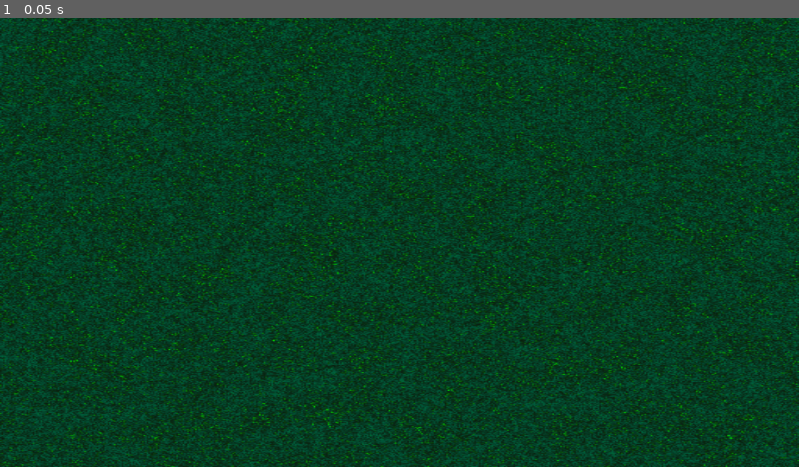
Above: before the commit, frame 1.
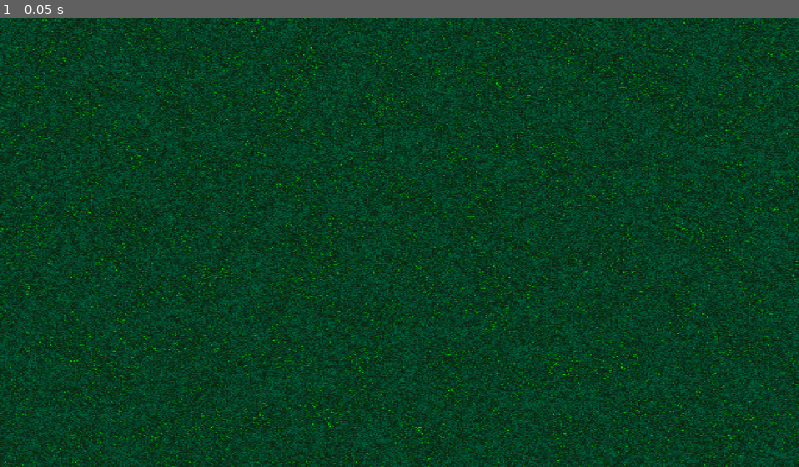
Above: after the commit, the same moment.

Repository: Igorrreha/ldjam-summoning
Game: Godot game, scene res://main.tscn
The game is run twice, just before and just after one commit, with the same random seed, the same clock (stepped at 60 frames per second) and the same inputs. Before the commit the project starts from res://game.tscn.
Inputs:
- Up to frame 1 (0.05 s): no input

The runs differ from the first frame. In frame 1, 1.9% of the frame differs, in the area x 0-100%, y 0-100%.

Commit message:
Fix intro

Diff:
--- a/game.tscn
+++ b/game.tscn
@@ -17,6 +17,7 @@
 [node name="Game" type="Node2D"]
 
 [node name="BackNoise" type="Sprite2D" parent="."]
+texture_filter = 1
 position = Vector2(3.05176e-05, -1.90735e-05)
 scale = Vector2(2.25, 1.28125)
 texture = SubResource("NoiseTexture2D_4uss2")
--- a/main.tscn
+++ b/main.tscn
@@ -1,6 +1,7 @@
-[gd_scene load_steps=2 format=3 uid="uid://c3pkanavhi8ax"]
+[gd_scene load_steps=3 format=3 uid="uid://c3pkanavhi8ax"]
 
 [ext_resource type="PackedScene" uid="uid://d3wss5cdpkfn6" path="res://modules/gamestart_splashscreen/gamestart_splashscreen.tscn" id="1_1r8an"]
+[ext_resource type="PackedScene" uid="uid://dtttoblwtuilw" path="res://game.tscn" id="1_byb6l"]
 
 [node name="Main" type="Node"]
 
@@ -28,4 +29,8 @@
 grow_horizontal = 2
 grow_vertical = 2
 
-[node name="GamestartSplashscreen" parent="." instance=ExtResource("1_1r8an")]
+[node name="Game" parent="." instance=ExtResource("1_byb6l")]
+
+[node name="CanvasLayer" type="CanvasLayer" parent="."]
+
+[node name="GamestartSplashscreen" parent="CanvasLayer" instance=ExtResource("1_1r8an")]
--- a/modules/company_intro/company_intro.gd
+++ b/modules/company_intro/company_intro.gd
@@ -2,6 +2,7 @@
 
 
 signal playing_completed
+signal playing_skipped
 
 
 @export var _autostart: bool
@@ -32,7 +33,7 @@
 	if _skip:
 		hide()
 
-		playing_completed.emit()
+		playing_skipped.emit()
 		return
 
 	if _autostart:
--- a/modules/gamestart_splashscreen/gamestart_splashscreen.tscn
+++ b/modules/gamestart_splashscreen/gamestart_splashscreen.tscn
@@ -19,6 +19,59 @@
 shader = ExtResource("3_87164")
 shader_parameter/dissolve_value = 0.0
 shader_parameter/dissolve_texture = SubResource("NoiseTexture2D_bd4ss")
+
+[sub_resource type="Animation" id="Animation_bgr1a"]
+resource_name = "hide"
+tracks/0/type = "value"
+tracks/0/imported = false
+tracks/0/enabled = true
+tracks/0/path = NodePath(".:material:shader_parameter/dissolve_value")
+tracks/0/interp = 1
+tracks/0/loop_wrap = true
+tracks/0/keys = {
+"times": PackedFloat32Array(0, 1),
+"transitions": PackedFloat32Array(1, 1),
+"update": 0,
+"values": [0.0, 1.0]
+}
+
+[sub_resource type="Animation" id="Animation_64hd2"]
+length = 0.001
+tracks/0/type = "value"
+tracks/0/imported = false
+tracks/0/enabled = true
+tracks/0/path = NodePath(".:material:shader_parameter/dissolve_value")
+tracks/0/interp = 1
+tracks/0/loop_wrap = true
+tracks/0/keys = {
+"times": PackedFloat32Array(0),
+"transitions": PackedFloat32Array(1),
+"update": 0,
+"values": [0.0]
+}
+
+[sub_resource type="Animation" id="Animation_2i60q"]
+resource_name = "hide_immediate"
+length = 0.001
+tracks/0/type = "value"
+tracks/0/imported = false
+tracks/0/enabled = true
+tracks/0/path = NodePath(".:material:shader_parameter/dissolve_value")
+tracks/0/interp = 1
+tracks/0/loop_wrap = true
+tracks/0/keys = {
+"times": PackedFloat32Array(0),
+"transitions": PackedFloat32Array(1),
+"update": 0,
+"values": [1.0]
+}
+
+[sub_resource type="AnimationLibrary" id="AnimationLibrary_bxgax"]
+_data = {
+"RESET": SubResource("Animation_64hd2"),
+"hide": SubResource("Animation_bgr1a"),
+"hide_immediate": SubResource("Animation_2i60q")
+}
 
 [sub_resource type="ViewportTexture" id="ViewportTexture_ini0w"]
 viewport_path = NodePath("IntroViewport")
@@ -42,6 +95,11 @@
 grow_vertical = 2
 color = Color(0.184314, 0.156863, 0.219608, 1)
 
+[node name="AnimationPlayer" type="AnimationPlayer" parent="Back"]
+libraries = {
+"": SubResource("AnimationLibrary_bxgax")
+}
+
 [node name="IntroViewport" type="SubViewport" parent="."]
 disable_3d = true
 transparent_bg = true
@@ -50,6 +108,7 @@
 [node name="YliIntro" parent="IntroViewport" instance=ExtResource("1_oucax")]
 position = Vector2(84, 30)
 _autostart = true
+_skip = true
 
 [node name="OuputScreen" type="TextureRect" parent="."]
 texture_filter = 1
@@ -62,4 +121,6 @@
 texture = SubResource("ViewportTexture_ini0w")
 stretch_mode = 5
 
-[connection signal="playing_completed" from="IntroViewport/YliIntro" to="." method="complete_showing"]
+[connection signal="animation_finished" from="Back/AnimationPlayer" to="." method="complete_showing" unbinds=1]
+[connection signal="playing_completed" from="IntroViewport/YliIntro" to="Back/AnimationPlayer" method="play" binds= ["hide"]]
+[connection signal="playing_skipped" from="IntroViewport/YliIntro" to="Back/AnimationPlayer" method="play" binds= ["hide_immediate"]]
--- a/project.godot
+++ b/project.godot
@@ -11,7 +11,7 @@
 [application]
 
 config/name="Ldjam-summoning"
-run/main_scene="res://game.tscn"
+run/main_scene="res://main.tscn"
 config/features=PackedStringArray("4.2", "GL Compatibility")
 config/icon="res://icon.svg"
 
Not shown: 1 places in game.tscn that only renumber resources
Not shown: 1 places in modules/gamestart_splashscreen/gamestart_splashscreen.tscn that only renumber resources
